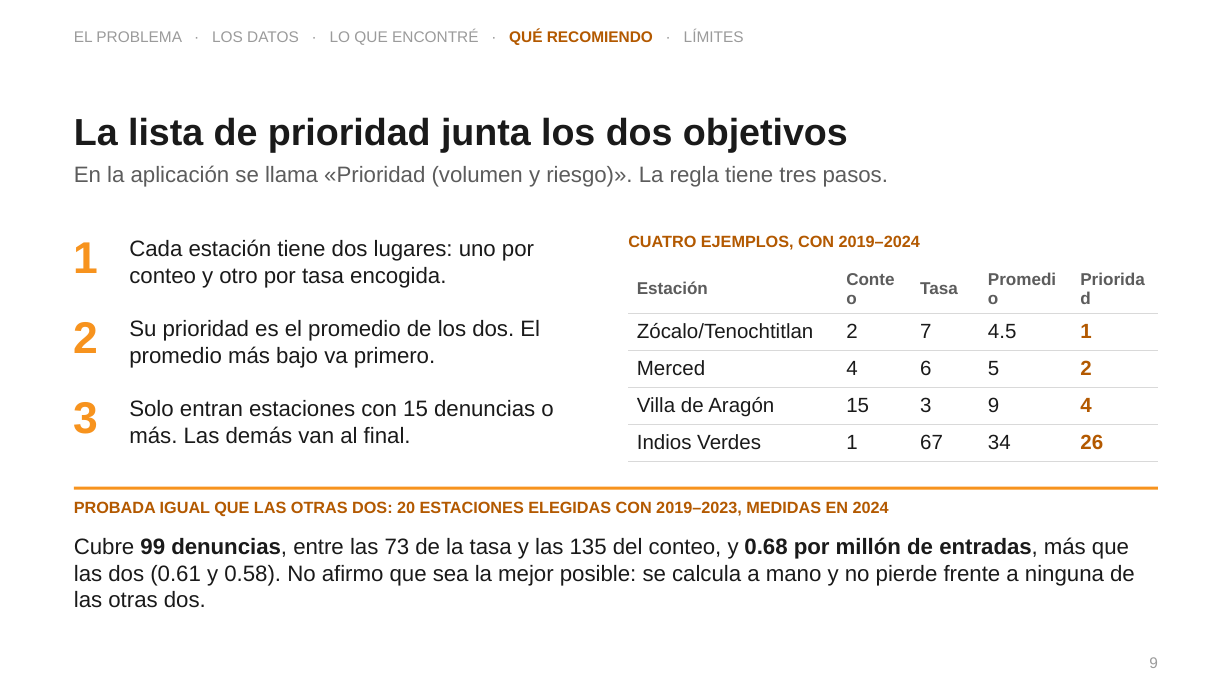
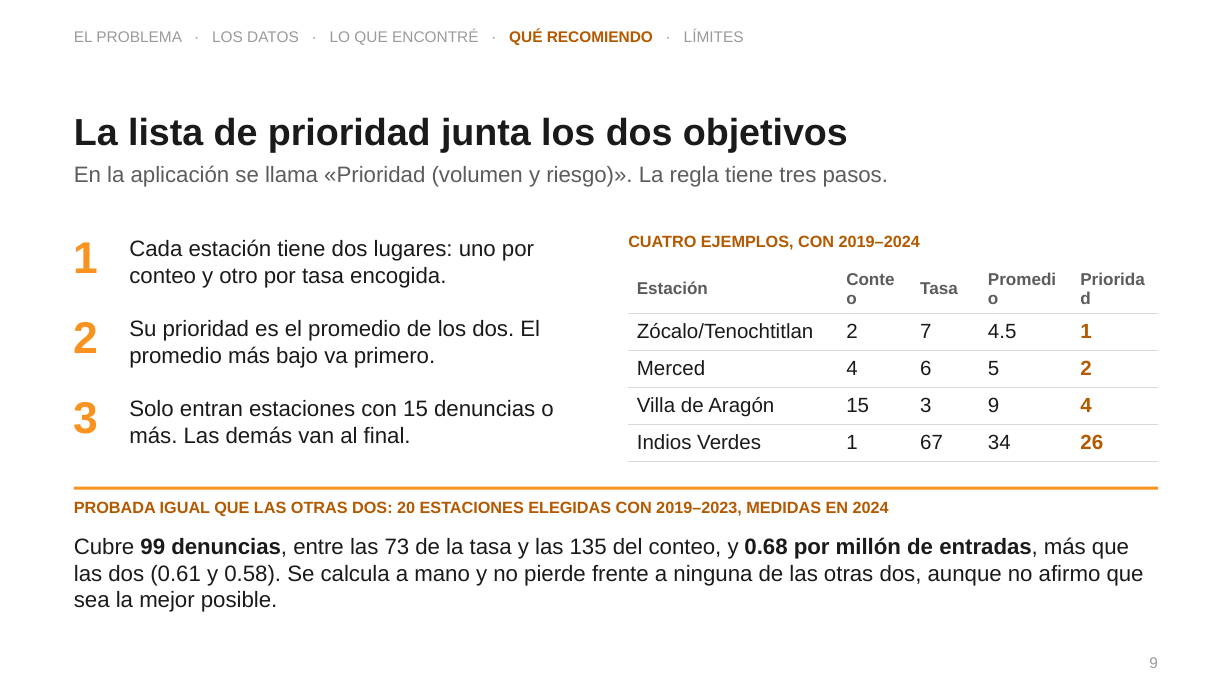
Before and after one commit to sebastiancordoba/caso-inseguridad-cdmx, a slide deck: slide 9 of docs/presentacion/presentacion.pptx. Drawn at 1232x693 pixels with LibreOffice and Linux fonts; fonts in the diff are those of the drawing. Boxes give left, top, right and bottom in pixels: in the first picture for what was removed or moved away, otherwise in the second. Text is boxed around its words. In the diff, an @@ line names an element or a change of style, - is before the commit and + after.

```diff
--- a/docs/presentacion/presentacion.pptx
+++ b/docs/presentacion/presentacion.pptx
@@ text at <box>74,537,1144,612</box>: text changed @@
-Cubre 99 denuncias, entre las 73 de la tasa y las 135 del conteo, y 0.68 por millón de entradas, más que las dos (0.61 y 0.58). No afirmo que sea la mejor posible: se calcula a mano y no pierde frente a ninguna de las otras dos.
+Cubre 99 denuncias, entre las 73 de la tasa y las 135 del conteo, y 0.68 por millón de entradas, más que las dos (0.61 y 0.58). Se calcula a mano y no pierde frente a ninguna de las otras dos, aunque no afirmo que sea la mejor posible.
```
Also in this commit, not shown: 5 other slides changed, 6 other files.
